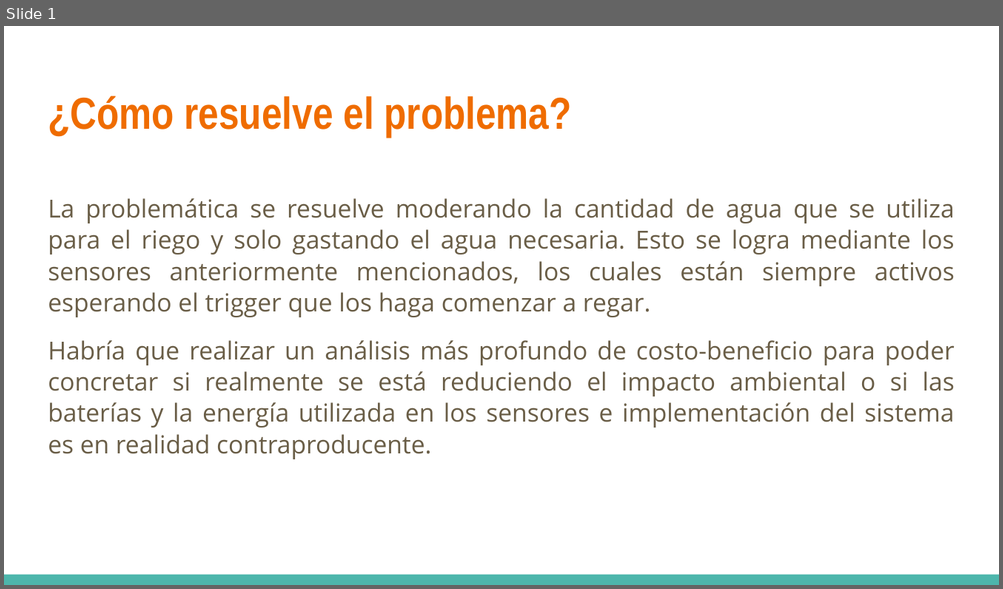
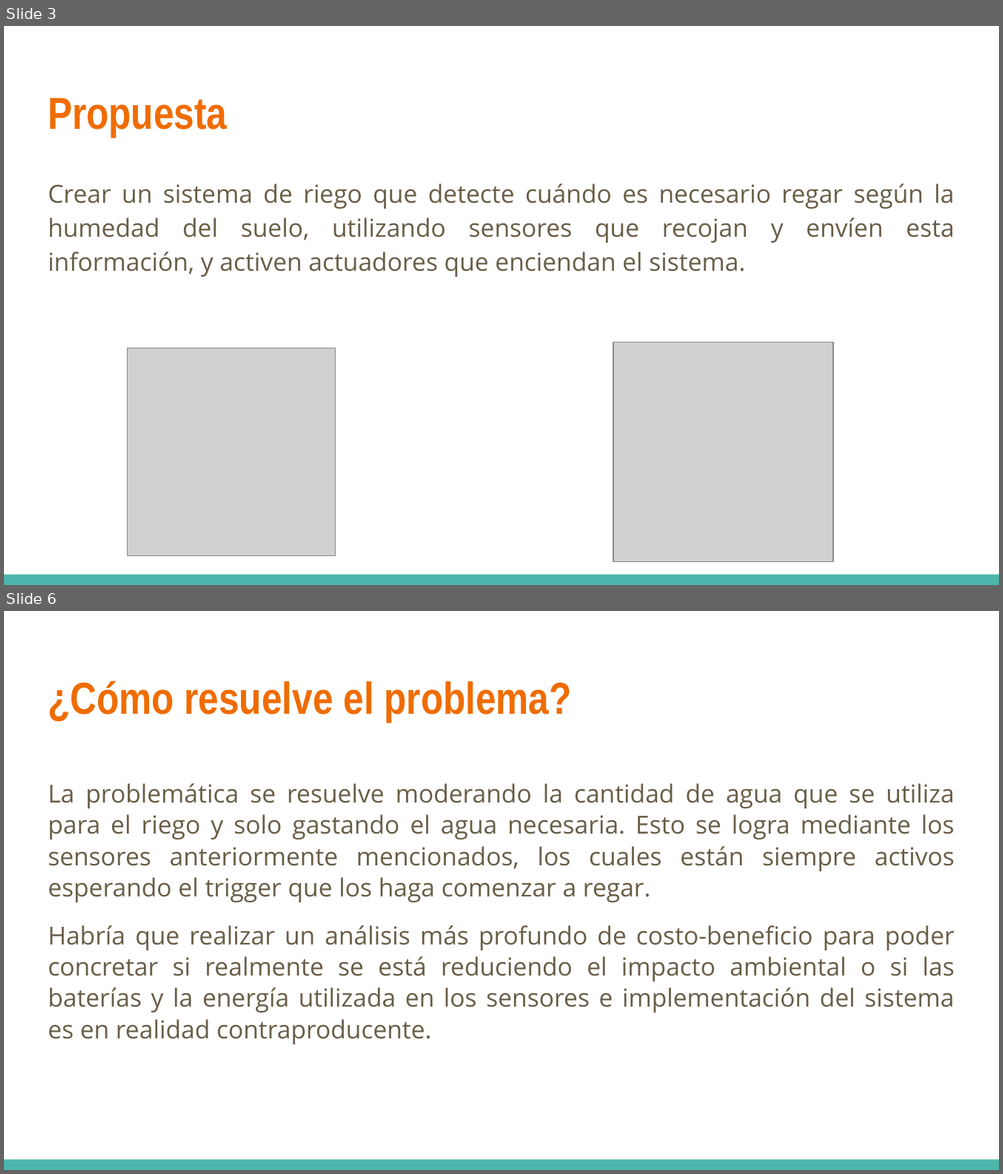
Before and after one commit to Morr13/Equipo4iot, a slide deck: RetoHerramientasComputacionales.pptx. Shown one above the other, each under a label of ours: slide 1 before the commit, slides 3 and 6 after it; the slides between them are not shown. The pictures are 1003x589 and 1003x1174 pixels, drawn with LibreOffice and Linux fonts; fonts in the diff are those of the drawing; grey boxes stand for pictures. Boxes give left, top, right and bottom in pixels: in the first picture for what was removed or moved away, otherwise in the second. Text is boxed around its words. In the diff, an @@ line names an element or a change of style, - is before the commit and + after.

```diff
--- a/RetoHerramientasComputacionales.pptx
+++ b/RetoHerramientasComputacionales.pptx
@@ slide 3 added at (x1=4, y1=26, x2=999, y2=585), background #FFFFFF; not listed: 1 template element that a slide beside it also shows @@
@@ title added at (x1=48, y1=98, x2=227, y2=137), 32.4 pt, text #EF6C00, bold @@
+Propuesta
@@ text added at (x1=48, y1=184, x2=953, y2=277), 18 pt, text #695D46 @@
+Crear un sistema de riego que detecte cuándo es necesario regar según la humedad del suelo, utilizando sensores que recojan y envíen esta información, y activen actuadores que enciendan el sistema.
@@ picture added at (x1=128, y1=348, x2=336, y2=556) @@
@@ picture added at (x1=613, y1=342, x2=833, y2=562) @@
@@ what was slide 1 is now slide 6 @@
```
Also in this commit, not shown: 5 other slides added.
